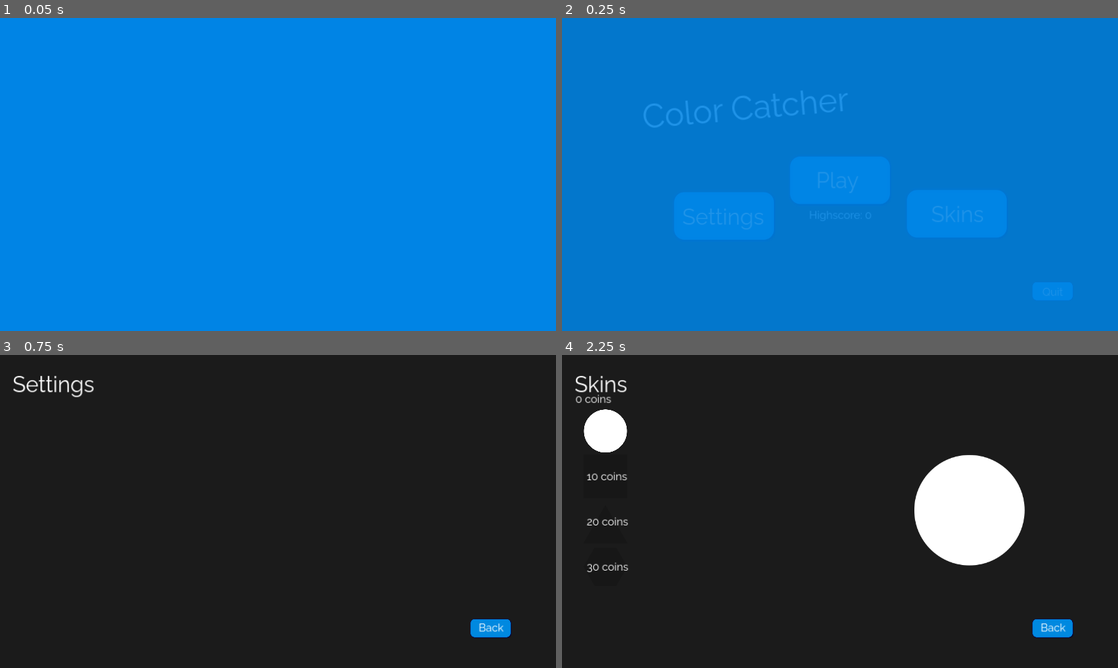
Above: before the commit, frames 1-4 (two rows, left to right).
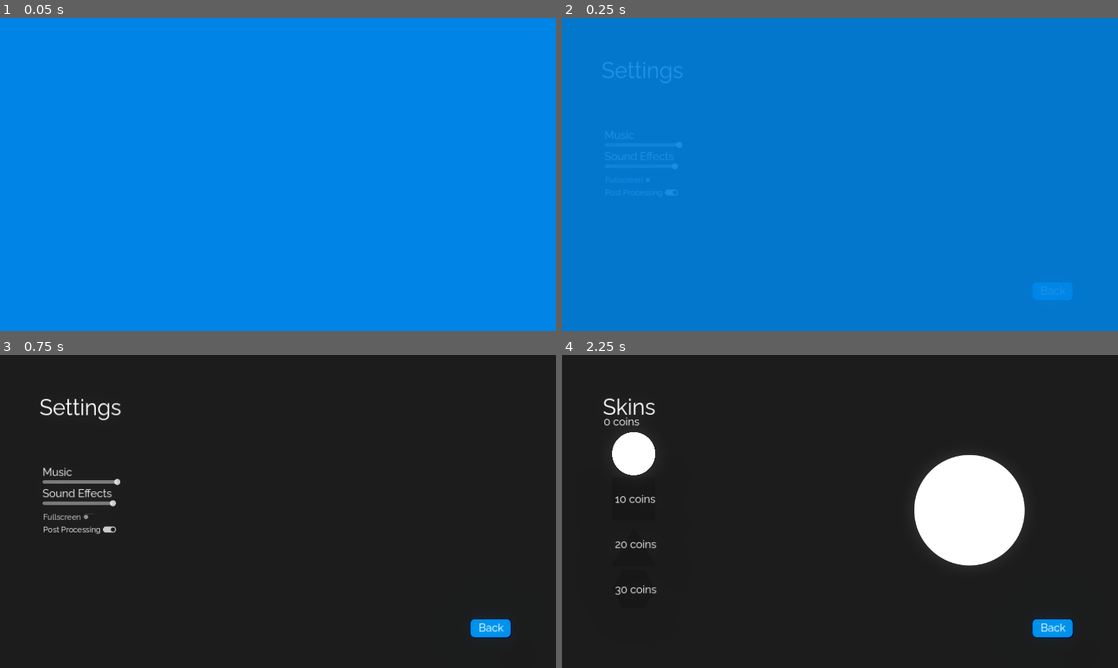
Above: after the commit, the same moments.

Repository: SkyDustGames/color-catcher
Game: Godot game, scene res://scenes/menu.tscn
Same seed, same stepped clock (60 frames per second), same inputs: the game is played once before the commit and once after it.
Inputs (mouse positions are in pixels of both pictures, inside the frame that each line leads up to):
- Up to frame 1 (0.05 s): no input
- Up to frame 2 (0.25 s): no input
- Up to frame 3 (0.75 s): click (161, 552) at 0.5 s, where only the run before the commit has a clickable "Settings"
- Up to frame 4 (2.25 s): click "Back" at 1.25 s; click "Skins" at 2 s

Frame 1 is identical in both runs. In frame 2, 8.3% of the frame differs, in the area x 7-89%, y 14-88%; in frame 3, 1.5%; in frame 4, 2.6%.

Commit message:
Add settings & fix: sound plays twice when going back

Diff:
--- a/default_bus_layout.tres
+++ b/default_bus_layout.tres
@@ -5,7 +5,7 @@
 bus/1/solo = false
 bus/1/mute = false
 bus/1/bypass_fx = false
-bus/1/volume_db = 0.0
+bus/1/volume_db = 5.01121
 bus/1/send = &"Master"
 bus/2/name = &"Sound Effects"
 bus/2/solo = false
--- a/scenes/game.tscn
+++ b/scenes/game.tscn
@@ -1,9 +1,10 @@
-[gd_scene load_steps=6 format=3 uid="uid://cpn3k6nr748vg"]
+[gd_scene load_steps=7 format=3 uid="uid://cpn3k6nr748vg"]
 
 [ext_resource type="Texture2D" uid="uid://cv34onredtgte" path="res://sprites/heal.png" id="1_2h0xa"]
 [ext_resource type="FontFile" uid="uid://btt0co084ey81" path="res://Raleway.ttf" id="1_luub0"]
 [ext_resource type="PackedScene" uid="uid://bcr2tswsv0i7" path="res://nodes/player.tscn" id="3_evj01"]
 [ext_resource type="PackedScene" uid="uid://drtp3e75xjkrw" path="res://nodes/spawner.tscn" id="4_rg2xs"]
+[ext_resource type="Script" path="res://scripts/WorldEnvironment.gd" id="5_egtg2"]
 
 [sub_resource type="Environment" id="Environment_a3k1r"]
 background_mode = 3
@@ -74,6 +75,7 @@
 
 [node name="WorldEnvironment" type="WorldEnvironment" parent="Setup"]
 environment = SubResource("Environment_a3k1r")
+script = ExtResource("5_egtg2")
 
 [node name="Camera2D" type="Camera2D" parent="Setup"]
 position = Vector2(600, 325)
--- a/scenes/game_over.tscn
+++ b/scenes/game_over.tscn
@@ -1,10 +1,17 @@
-[gd_scene load_steps=6 format=3 uid="uid://c1j6x275jnwhc"]
+[gd_scene load_steps=8 format=3 uid="uid://c1j6x275jnwhc"]
 
 [ext_resource type="Script" path="res://scripts/ui/Menu.gd" id="1_l0yc6"]
 [ext_resource type="FontFile" uid="uid://btt0co084ey81" path="res://Raleway.ttf" id="2_txt7f"]
 [ext_resource type="Texture2D" uid="uid://b2dpdrwsqrwd7" path="res://sprites/buttons/button_normal.png" id="3_g85kk"]
 [ext_resource type="Texture2D" uid="uid://cpkfsa8x8p8ti" path="res://sprites/buttons/button_press.png" id="4_llm4i"]
 [ext_resource type="Texture2D" uid="uid://cjmxrwkios7qh" path="res://sprites/buttons/button_hover.png" id="5_700e8"]
+[ext_resource type="Script" path="res://scripts/WorldEnvironment.gd" id="6_wm8op"]
+
+[sub_resource type="Environment" id="Environment_171rq"]
+background_mode = 3
+glow_enabled = true
+glow_intensity = 0.25
+glow_bloom = 0.5
 
 [node name="GameOver" type="Control"]
 layout_mode = 3
@@ -89,6 +96,10 @@
 theme_override_font_sizes/font_size = 50
 text = "Quit"
 
+[node name="WorldEnvironment" type="WorldEnvironment" parent="."]
+environment = SubResource("Environment_171rq")
+script = ExtResource("6_wm8op")
+
 [connection signal="pressed" from="Restart" to="." method="play"]
 [connection signal="pressed" from="MainMenu" to="." method="back_to_menu"]
 [connection signal="pressed" from="Quit" to="." method="quit"]
--- a/scenes/menu.tscn
+++ b/scenes/menu.tscn
@@ -9,6 +9,13 @@
 [ext_resource type="Script" path="res://scripts/ui/Skins.gd" id="4_7p7u3"]
 [ext_resource type="Texture2D" uid="uid://cgf0uoc86lrol" path="res://sprites/circle.png" id="5_l0lry"]
 [ext_resource type="Texture2D" uid="uid://cjmxrwkios7qh" path="res://sprites/buttons/button_hover.png" id="5_s5q3h"]
+[ext_resource type="Script" path="res://scripts/WorldEnvironment.gd" id="10_yimyy"]
+
+[sub_resource type="Environment" id="Environment_uwj4b"]
+background_mode = 3
+glow_enabled = true
+glow_intensity = 0.25
+glow_bloom = 0.5
 
 [node name="Menu" type="Control" node_paths=PackedStringArray("active", "disable_on_ready")]
 layout_mode = 3
@@ -18,10 +25,11 @@
 grow_horizontal = 2
 grow_vertical = 2
 script = ExtResource("1_0bigu")
-active = NodePath("Main")
-disable_on_ready = [NodePath("Settings")]
+active = NodePath("Settings")
+disable_on_ready = [NodePath("Main"), NodePath("Skins")]
 
 [node name="Main" type="Control" parent="."]
+visible = false
 layout_mode = 1
 anchors_preset = 15
 anchor_right = 1.0
@@ -141,7 +149,6 @@
 text = "Quit"
 
 [node name="Settings" type="Control" parent="."]
-visible = false
 layout_mode = 1
 anchors_preset = 15
 anchor_right = 1.0
@@ -153,10 +160,10 @@
 [node name="Label" type="Label" parent="Settings"]
 layout_mode = 1
 anchors_preset = -1
-offset_left = 29.0
-offset_top = 37.0
-offset_right = 223.0
-offset_bottom = 99.0
+offset_left = 91.0
+offset_top = 90.0
+offset_right = 285.0
+offset_bottom = 152.0
 theme_override_fonts/font = ExtResource("3_jiu3b")
 theme_override_font_sizes/font_size = 50
 text = "Settings"
@@ -183,6 +190,71 @@
 theme_override_fonts/font = ExtResource("3_jiu3b")
 theme_override_font_sizes/font_size = 25
 text = "Back"
+
+[node name="Music" type="HSlider" parent="Settings"]
+layout_mode = 0
+offset_left = 98.0
+offset_top = 269.0
+offset_right = 280.0
+offset_bottom = 315.0
+min_value = -80.0
+max_value = 6.0
+value = 5.0
+
+[node name="Label" type="Label" parent="Settings/Music"]
+layout_mode = 1
+anchors_preset = -1
+anchor_top = -0.348
+anchor_bottom = -0.348
+offset_top = 0.00800133
+offset_right = 68.0
+offset_bottom = 33.008
+theme_override_fonts/font = ExtResource("3_jiu3b")
+theme_override_font_sizes/font_size = 25
+text = "Music"
+
+[node name="SoundEffects" type="HSlider" parent="Settings"]
+layout_mode = 0
+offset_left = 98.0
+offset_top = 318.0
+offset_right = 280.0
+offset_bottom = 364.0
+min_value = -80.0
+max_value = 6.0
+value = 5.0
+
+[node name="Label" type="Label" parent="Settings/SoundEffects"]
+layout_mode = 1
+anchors_preset = -1
+anchor_top = -0.348
+anchor_bottom = -0.348
+offset_top = 0.00800133
+offset_right = 68.0
+offset_bottom = 33.008
+theme_override_fonts/font = ExtResource("3_jiu3b")
+theme_override_font_sizes/font_size = 25
+text = "Sound Effects"
+
+[node name="Fullscreen" type="CheckButton" parent="Settings"]
+layout_mode = 0
+offset_left = 93.0
+offset_top = 357.0
+offset_right = 137.0
+offset_bottom = 381.0
+theme_override_fonts/font = ExtResource("3_jiu3b")
+theme_override_font_sizes/font_size = 18
+text = "Fullscreen"
+
+[node name="PostProcessing" type="CheckButton" parent="Settings"]
+layout_mode = 0
+offset_left = 93.0
+offset_top = 386.0
+offset_right = 137.0
+offset_bottom = 410.0
+theme_override_fonts/font = ExtResource("3_jiu3b")
+theme_override_font_sizes/font_size = 18
+button_pressed = true
+text = "Post Processing"
 
 [node name="Skins" type="Control" parent="."]
 visible = false
@@ -197,21 +269,31 @@
 [node name="Label" type="Label" parent="Skins"]
 layout_mode = 1
 anchors_preset = -1
-offset_left = 29.0
-offset_top = 37.0
-offset_right = 150.0
-offset_bottom = 99.0
+offset_left = 94.0
+offset_top = 89.0
+offset_right = 215.0
+offset_bottom = 151.0
 theme_override_fonts/font = ExtResource("3_jiu3b")
 theme_override_font_sizes/font_size = 50
 text = "Skins"
 
+[node name="Coins" type="Label" parent="Skins"]
+layout_mode = 0
+offset_left = 96.0
+offset_top = 137.0
+offset_right = 193.0
+offset_bottom = 170.0
+theme_override_fonts/font = ExtResource("3_jiu3b")
+theme_override_font_sizes/font_size = 25
+text = "10 coins"
+
 [node name="GridContainer" type="GridContainer" parent="Skins"]
 layout_mode = 1
 anchors_preset = -1
-offset_left = 50.0
-offset_top = 125.0
-offset_right = 150.0
-offset_bottom = 225.0
+offset_left = 115.0
+offset_top = 177.0
+offset_right = 215.0
+offset_bottom = 277.0
 
 [node name="Template" type="TextureButton" parent="Skins/GridContainer"]
 self_modulate = Color(0.0901961, 0.0901961, 0.0901961, 1)
@@ -245,16 +327,6 @@
 offset_bottom = 485.0
 texture = ExtResource("5_l0lry")
 
-[node name="Coins" type="Label" parent="Skins"]
-layout_mode = 0
-offset_left = 31.0
-offset_top = 85.0
-offset_right = 128.0
-offset_bottom = 118.0
-theme_override_fonts/font = ExtResource("3_jiu3b")
-theme_override_font_sizes/font_size = 25
-text = "10 coins"
-
 [node name="Back" type="TextureButton" parent="Skins"]
 layout_mode = 0
 offset_left = 1082.0
@@ -277,10 +349,18 @@
 theme_override_fonts/font = ExtResource("3_jiu3b")
 theme_override_font_sizes/font_size = 25
 text = "Back"
+
+[node name="WorldEnvironment" type="WorldEnvironment" parent="."]
+environment = SubResource("Environment_uwj4b")
+script = ExtResource("10_yimyy")
 
 [connection signal="pressed" from="Main/Settings" to="Main" method="settings"]
 [connection signal="pressed" from="Main/Play" to="." method="play"]
 [connection signal="pressed" from="Main/Skins" to="Main" method="skins"]
 [connection signal="pressed" from="Main/Quit" to="." method="quit"]
 [connection signal="pressed" from="Settings/Back" to="Settings" method="back"]
+[connection signal="value_changed" from="Settings/Music" to="Settings" method="set_music"]
+[connection signal="value_changed" from="Settings/SoundEffects" to="Settings" method="set_sound_effects"]
+[connection signal="toggled" from="Settings/Fullscreen" to="Settings" method="fullscreen_toggle"]
+[connection signal="toggled" from="Settings/PostProcessing" to="Settings" method="post_process_toggle"]
 [connection signal="pressed" from="Skins/Back" to="Skins" method="back"]
--- a/scripts/Global.gd
+++ b/scripts/Global.gd
@@ -13,7 +13,7 @@
 		"skins": ["0"],
 		"settings": {
 			"post_processing": true,
-			"volume": [0.5, 0.5],
+			"volume": [5.0, 0.0],
 			"fullscreen": false
 		},
 		"skin": "Circle",
@@ -36,6 +36,10 @@
 
 func _ready():
 	skin = Skins.skins[save.skin].sprite
+	AudioServer.set_bus_volume_db(AudioServer.get_bus_index("Music"), save.settings.volume[0])
+	AudioServer.set_bus_volume_db(AudioServer.get_bus_index("Sound Effects"), save.settings.volume[1])
+	if save.settings.fullscreen:
+		DisplayServer.window_set_mode(DisplayServer.WINDOW_MODE_FULLSCREEN)
 
 func _process(_delta):
 	if Input.is_action_just_pressed("toggle_fullscreen"):
--- a/scripts/SceneTransition.gd
+++ b/scripts/SceneTransition.gd
@@ -11,3 +11,5 @@
 	await animation.animation_finished
 	get_tree().change_scene_to_file(target)
 	animation.play_backwards("dissolve")
+
+	await animation.animation_finished
--- /dev/null
+++ b/scripts/WorldEnvironment.gd
@@ -0,0 +1,5 @@
+extends WorldEnvironment
+
+func _ready():
+	if not Global.save.settings.post_processing:
+		queue_free()
--- a/scripts/ui/Settings.gd
+++ b/scripts/ui/Settings.gd
@@ -1,5 +1,32 @@
 extends Control
 
+func _ready():
+	$Music.set_value_no_signal(Global.save.settings.volume[0])
+	$SoundEffects.set_value_no_signal(Global.save.settings.volume[1])
+	$Fullscreen.set_pressed_no_signal(Global.save.settings.fullscreen)
+	$PostProcessing.set_pressed_no_signal(Global.save.settings.post_processing)
+
 func back():
-	SoundManager.play("select")
 	$"..".change_active($"../Main")
+	Global.write_save(Global.save)
+
+func set_music(value):
+	Global.save.settings.volume[0] = value
+	AudioServer.set_bus_volume_db(AudioServer.get_bus_index("Music"), value)
+
+func set_sound_effects(value):
+	Global.save.settings.volume[1] = value
+	AudioServer.set_bus_volume_db(AudioServer.get_bus_index("Sound Effects"), value)
+
+func post_process_toggle(button_pressed):
+	Global.save.settings.post_processing = button_pressed
+	for node in get_tree().current_scene.get_children(true):
+		if node is WorldEnvironment && not button_pressed:
+			node.queue_free()
+
+func fullscreen_toggle(button_pressed):
+	Global.save.settings.fullscreen = button_pressed
+	if button_pressed:
+		DisplayServer.window_set_mode(DisplayServer.WINDOW_MODE_FULLSCREEN)
+	else:
+		DisplayServer.window_set_mode(DisplayServer.WINDOW_MODE_WINDOWED)
--- a/scripts/ui/Skins.gd
+++ b/scripts/ui/Skins.gd
@@ -21,7 +21,6 @@
 }
 
 func back():
-	SoundManager.play("select")
 	$"..".change_active($"../Main")
 
 func _ready():
Not shown: 1 places in scenes/menu.tscn that only renumber resources
